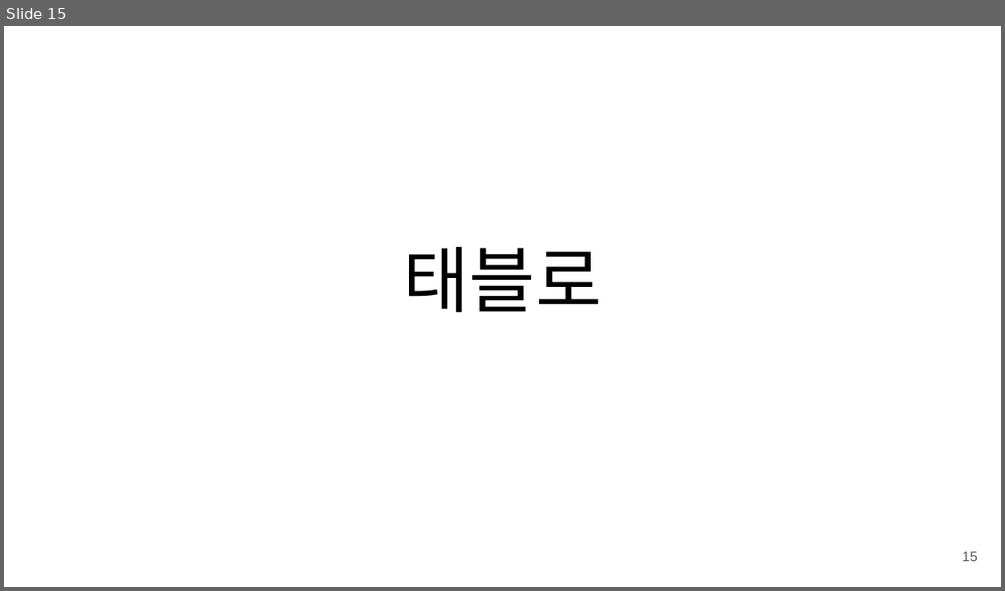
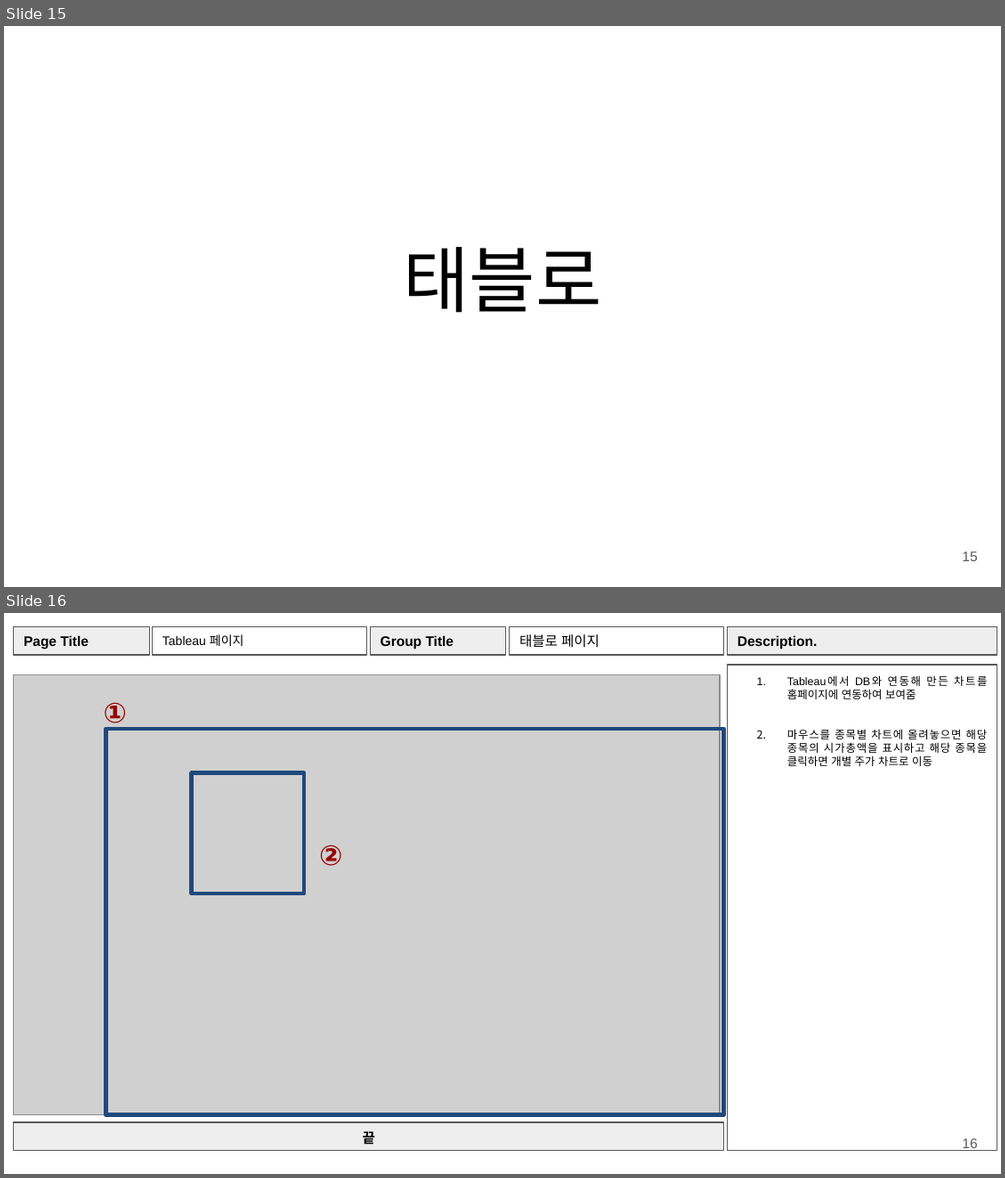
Before and after one commit to chaerui7967/stock_predict_news_and_youtube, a slide deck: 발표자료 및 문서/화면설계서_v1.1.pptx. Shown one above the other, each under a label of ours: slide 15 before the commit, slides 15 and 16 after it. The pictures are 1005x591 and 1005x1178 pixels, drawn with LibreOffice and Linux fonts; fonts in the diff are those of the drawing; grey boxes stand for pictures. Boxes give left, top, right and bottom in pixels: in the first picture for what was removed or moved away, otherwise in the second. Text is boxed around its words. In the diff, an @@ line names an element or a change of style, - is before the commit and + after.

```diff
--- a/발표자료 및 문서/화면설계서_v1.1.pptx
+++ b/발표자료 및 문서/화면설계서_v1.1.pptx
@@ slide 16 added at <box>4,613,1001,1174</box>, background #FFFFFF @@
@@ rectangle added at <box>14,627,150,655</box>, fill #EEEEEE, outline #595959 0.75 pt, 10 pt, text #000000, bold @@
+Page Title
@@ rectangle added at <box>153,627,367,655</box>, outline #595959 0.75 pt, 9 pt, text #000000 @@
+Tableau 페이지
@@ rectangle added at <box>370,627,505,655</box>, fill #EEEEEE, outline #595959 0.75 pt, 10 pt, text #000000, bold @@
+Group Title
@@ rectangle added at <box>510,627,724,655</box>, outline #595959 0.75 pt, 10 pt, text #000000 @@
+태블로 페이지
@@ rectangle added at <box>728,627,998,655</box>, fill #EEEEEE, outline #595959 0.75 pt, 10 pt, text #000000, bold @@
+Description.
@@ rectangle added at <box>728,665,998,1151</box>, outline #595959 0.75 pt, 8 pt, text #000000 @@
+1. Tableau에서 DB와 연동해 만든 차트를 홈페이지에 연동하여 보여줌
+2. 마우스를 종목별 차트에 올려놓으면 해당 종목의 시가총액을 표시하고 해당 종목을 클릭하면 개별 주가 차트로 이동
@@ picture added at <box>14,674,720,1114</box> @@
@@ text added at <box>104,702,127,729</box>, 20 pt, text #980000, bold @@
+①
@@ rectangle added at <box>105,729,724,1114</box>, outline #1F497D 3 pt @@
@@ rectangle added at <box>192,773,304,894</box>, outline #1F497D 3 pt @@
@@ text added at <box>319,844,342,866</box>, 20 pt, text #980000, bold @@
+②
@@ rectangle added at <box>14,1122,724,1151</box>, fill #EEEEEE, outline #595959 0.75 pt, 10 pt, text #000000, bold @@
+끝
@@ page number added at <box>962,1138,977,1151</box>, 10 pt, text #595959 @@
+16
```
Also in this commit, not shown: 2 other slides added, 1 other file.
